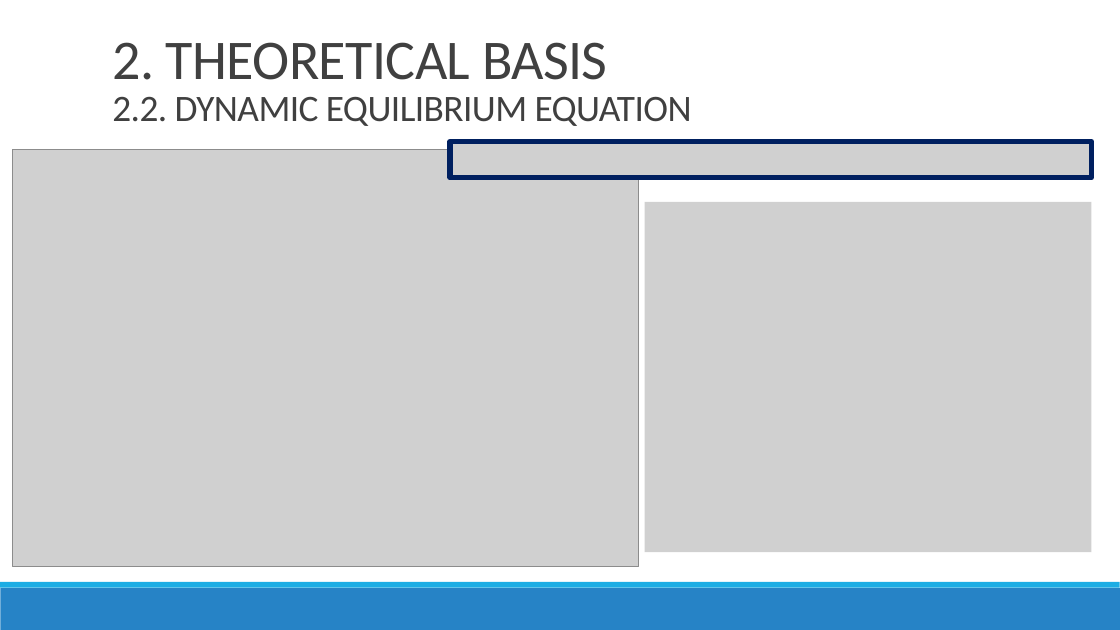
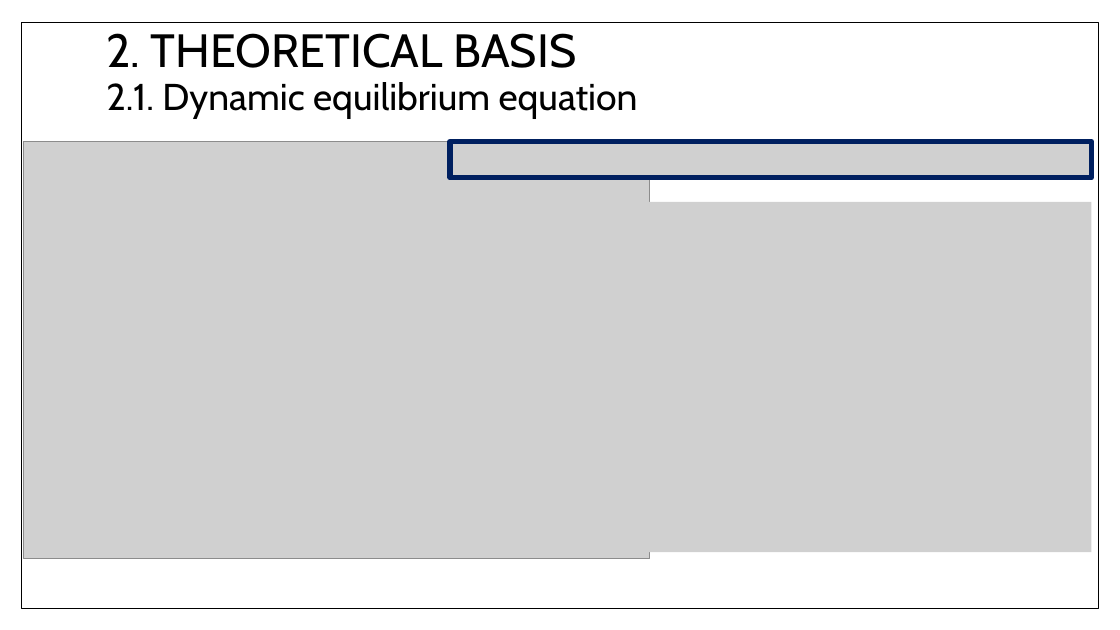
Before and after one commit to Bminhhh/CapsoneProject, a slide deck: slide 5 of duy/CAPSTONE PROJECT/CAPSTONE PROJECT REPORT.pptx. Drawn at 1120x630 pixels with LibreOffice and Linux fonts; fonts in the diff are those of the drawing; grey boxes stand for pictures. Boxes give left, top, right and bottom in pixels: in the first picture for what was removed or moved away, otherwise in the second. Text is boxed around its words. In the diff, an @@ line names an element or a change of style, - is before the commit and + after.

```diff
--- a/duy/CAPSTONE PROJECT/CAPSTONE PROJECT REPORT.pptx
+++ b/duy/CAPSTONE PROJECT/CAPSTONE PROJECT REPORT.pptx
@@ rectangle added at box(21, 23, 1098, 608), fill #FFFFFF, outline #000000 1 pt @@
@@ title "2. THEORETICAL BASIS 2.1. Dynamic ..." at box(106, 33, 638, 118): vertical alignment bottom to middle @@
@@ title at box(106, 33, 638, 118): text changed; font Calibri to Cabin; text colour #404040 to #000000 @@
-2. THEORETICAL BASIS
-2.2. DYNAMIC EQUILIBRIUM EQUATION
+2. THEORETICAL BASIS
+2.1. Dynamic equilibrium equation
@@ picture: place and size @@
-picture at box(13, 150, 639, 567)
+picture at box(24, 141, 650, 559)
@@ rectangle removed at box(0, 588, 1120, 630) @@
@@ rectangle removed at box(0, 582, 1120, 588) @@
```
Also in this commit, not shown: 17 other slides changed, 2 slides added, 2 slides removed, 7 other files.
